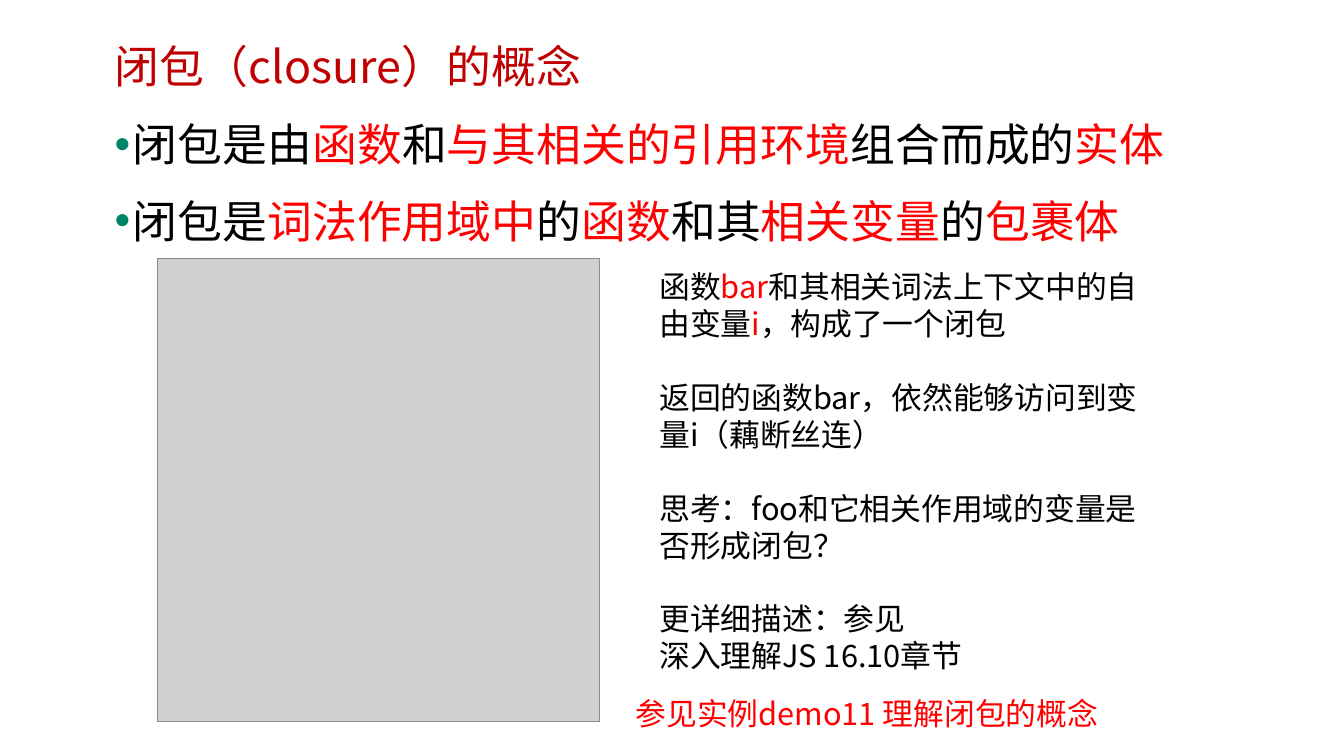
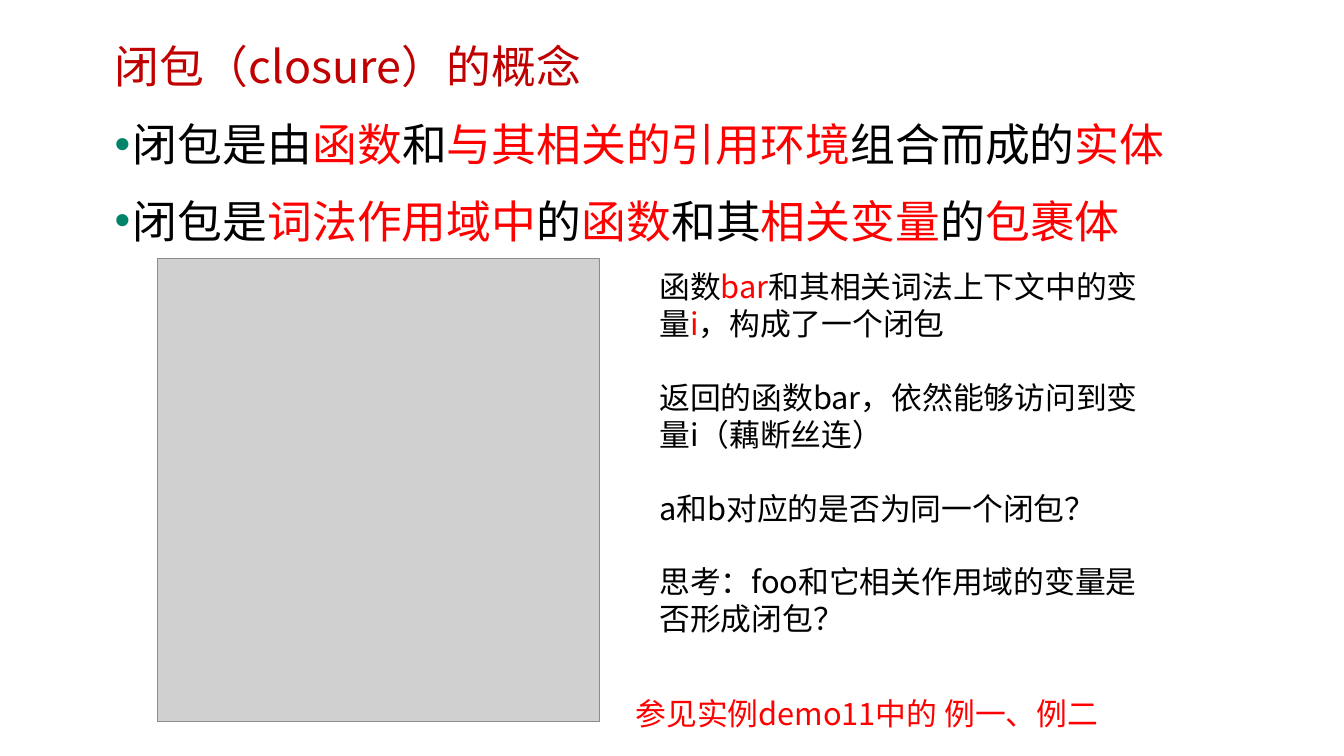
Before and after one commit to edu2act/course-javascript-advanced, a slide deck: slide 3 of 课程PPT/12.JS闭包.pptx. Drawn at 1344x756 pixels with LibreOffice and Linux fonts; fonts in the diff are those of the drawing; grey boxes stand for pictures; background and template pictures are left out. Boxes give left, top, right and bottom in pixels: in the first picture for what was removed or moved away, otherwise in the second. Text is boxed around its words. In the diff, an @@ line names an element or a change of style, - is before the commit and + after.

```diff
--- a/课程PPT/12.JS闭包.pptx
+++ b/课程PPT/12.JS闭包.pptx
@@ text at [659, 272, 1137, 338]: text changed @@
-函数bar和其相关词法上下文中的自由变量i，构成了一个闭包
+函数bar和其相关词法上下文中的变量i，构成了一个闭包
@@ text at [659, 494, 1095, 523]: paragraph added @@
+a和b对应的是否为同一个闭包？
@@ text at [659, 604, 962, 670]: paragraphs removed @@
-更详细描述：参见
-深入理解JS 16.10章节
@@ text at [636, 699, 1098, 728]: text changed @@
-参见实例demo11 理解闭包的概念
+参见实例demo11中的 例一、例二
```
Also in this commit, not shown: 1 slide added, 7 other files.
